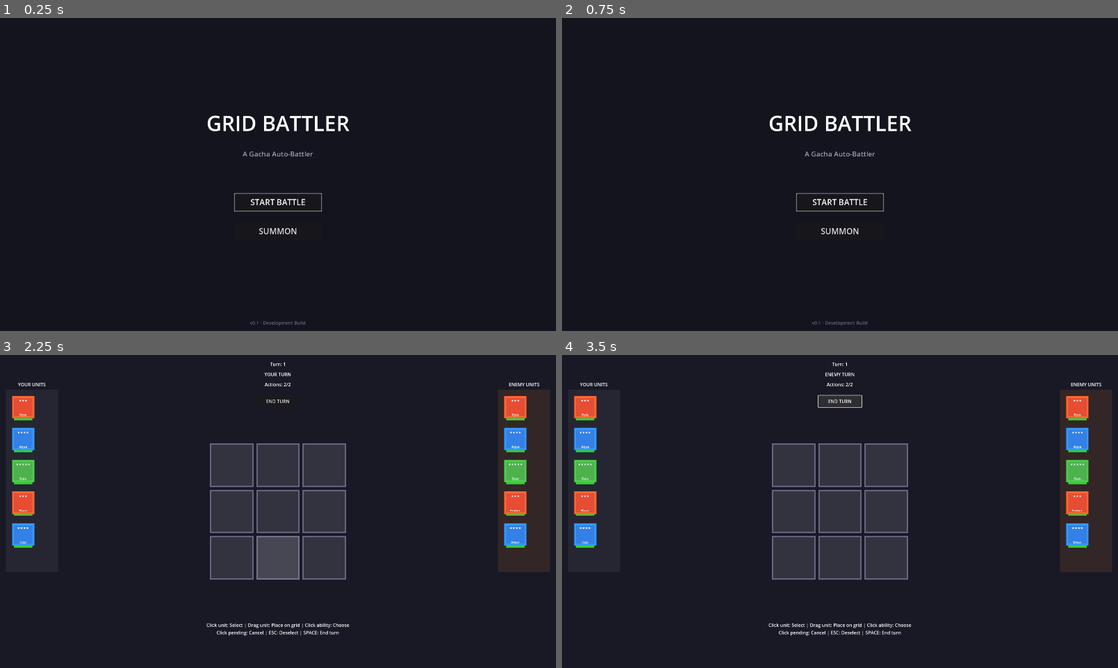
Above: before the commit, frames 1-4 (two rows, left to right).
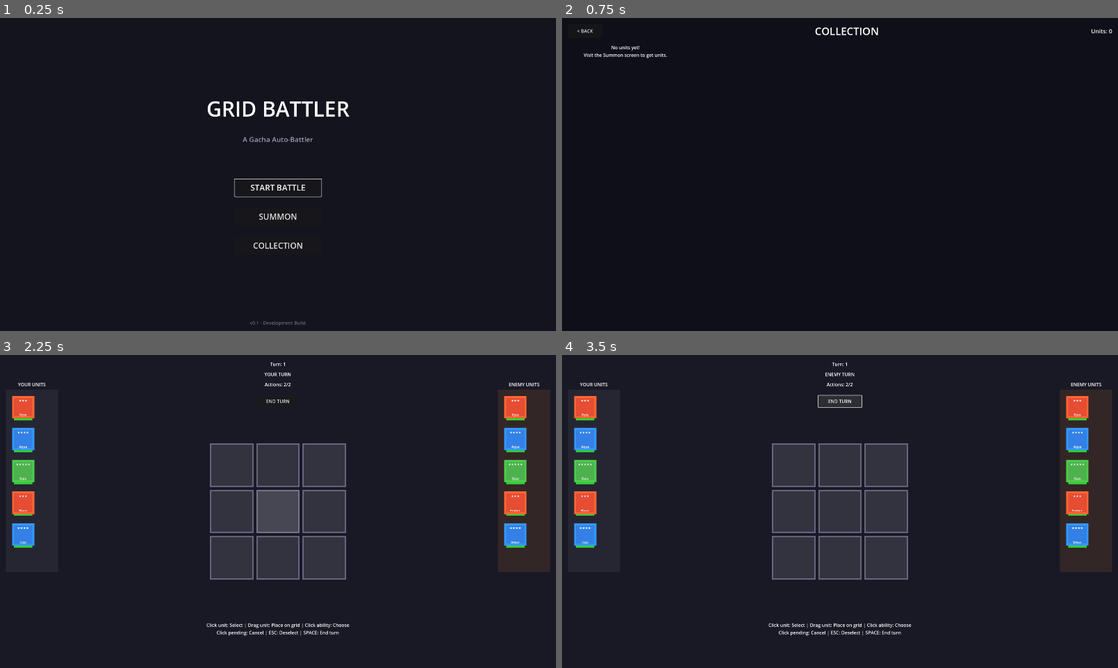
Above: after the commit, the same moments.

Repository: parrisgamedev-rgb/gacha-autobattler
Game: Godot game, scene res://scenes/ui/main_menu.tscn
Same seed, same stepped clock (60 frames per second), same inputs: the game is played once before the commit and once after it.
Inputs (mouse positions are in pixels of both pictures, inside the frame that each line leads up to):
- Up to frame 1 (0.25 s): no input
- Up to frame 2 (0.75 s): click (840, 246) at 0.5 s, where only the run after the commit has a clickable "COLLECTION"
- Up to frame 3 (2.25 s): click (22, 367) at 1.25 s, where only the run after the commit has a clickable "< BACK"; click "START BATTLE" at 2 s
- Up to frame 4 (3.5 s): click "END TURN" at 2.75 s

The runs differ from the first frame. In frame 1, 1.9% of the frame differs, in the area x 37-63%, y 26-74%; in frame 2, 1.4%; in frame 3, less than 0.1%; in frame 4, less than 0.1%.

Commit message:
Add collection screen for viewing owned units
- Display all owned units in a scrollable grid
- Show duplicate count and imprint level on each card
- Cards colored by rarity (gold 5★, purple 4★)
- Click unit to view detailed stats panel
- Add Collection button to main menu

Co-Authored-By: Claude Opus 4.5 <noreply@anthropic.com>

Diff:
--- /dev/null
+++ b/gacha-autobattler/scenes/ui/collection_screen.tscn
@@ -0,0 +1,182 @@
+[gd_scene load_steps=2 format=3 uid="uid://collection_screen_001"]
+
+[ext_resource type="Script" path="res://scripts/ui/collection_screen.gd" id="1_script"]
+
+[node name="CollectionScreen" type="Control"]
+layout_mode = 3
+anchors_preset = 15
+anchor_right = 1.0
+anchor_bottom = 1.0
+grow_horizontal = 2
+grow_vertical = 2
+script = ExtResource("1_script")
+
+[node name="Background" type="ColorRect" parent="."]
+layout_mode = 1
+anchors_preset = 15
+anchor_right = 1.0
+anchor_bottom = 1.0
+grow_horizontal = 2
+grow_vertical = 2
+color = Color(0.06, 0.06, 0.1, 1)
+
+[node name="TopBar" type="HBoxContainer" parent="."]
+layout_mode = 1
+anchors_preset = 10
+anchor_right = 1.0
+offset_left = 20.0
+offset_top = 20.0
+offset_right = -20.0
+offset_bottom = 70.0
+grow_horizontal = 2
+
+[node name="BackButton" type="Button" parent="TopBar"]
+custom_minimum_size = Vector2(120, 50)
+layout_mode = 2
+text = "< BACK"
+
+[node name="Spacer" type="Control" parent="TopBar"]
+layout_mode = 2
+size_flags_horizontal = 3
+
+[node name="Title" type="Label" parent="TopBar"]
+layout_mode = 2
+theme_override_font_sizes/font_size = 36
+text = "COLLECTION"
+vertical_alignment = 1
+
+[node name="Spacer2" type="Control" parent="TopBar"]
+layout_mode = 2
+size_flags_horizontal = 3
+
+[node name="UnitCountLabel" type="Label" parent="TopBar"]
+layout_mode = 2
+theme_override_font_sizes/font_size = 20
+text = "Units: 0"
+vertical_alignment = 1
+
+[node name="ScrollContainer" type="ScrollContainer" parent="."]
+layout_mode = 1
+anchors_preset = -1
+anchor_right = 1.0
+anchor_bottom = 1.0
+offset_left = 20.0
+offset_top = 90.0
+offset_right = -20.0
+offset_bottom = -20.0
+grow_horizontal = 2
+grow_vertical = 2
+
+[node name="UnitsGrid" type="GridContainer" parent="ScrollContainer"]
+layout_mode = 2
+size_flags_horizontal = 3
+size_flags_vertical = 3
+theme_override_constants/h_separation = 20
+theme_override_constants/v_separation = 20
+columns = 8
+
+[node name="DetailPanel" type="Panel" parent="."]
+visible = false
+layout_mode = 1
+anchors_preset = 8
+anchor_left = 0.5
+anchor_top = 0.5
+anchor_right = 0.5
+anchor_bottom = 0.5
+offset_left = -250.0
+offset_top = -200.0
+offset_right = 250.0
+offset_bottom = 200.0
+grow_horizontal = 2
+grow_vertical = 2
+
+[node name="DetailBackground" type="ColorRect" parent="DetailPanel"]
+layout_mode = 1
+anchors_preset = 15
+anchor_right = 1.0
+anchor_bottom = 1.0
+grow_horizontal = 2
+grow_vertical = 2
+color = Color(0.1, 0.1, 0.15, 1)
+
+[node name="DetailName" type="Label" parent="DetailPanel"]
+layout_mode = 1
+anchors_preset = 10
+anchor_right = 1.0
+offset_top = 20.0
+offset_bottom = 60.0
+grow_horizontal = 2
+theme_override_font_sizes/font_size = 32
+text = "Unit Name"
+horizontal_alignment = 1
+
+[node name="DetailStars" type="Label" parent="DetailPanel"]
+layout_mode = 1
+anchors_preset = 10
+anchor_right = 1.0
+offset_top = 60.0
+offset_bottom = 90.0
+grow_horizontal = 2
+theme_override_font_sizes/font_size = 24
+theme_override_colors/font_color = Color(1, 0.85, 0.3, 1)
+text = "★★★★★"
+horizontal_alignment = 1
+
+[node name="DetailElement" type="Label" parent="DetailPanel"]
+layout_mode = 1
+anchors_preset = 10
+anchor_right = 1.0
+offset_top = 100.0
+offset_bottom = 130.0
+grow_horizontal = 2
+theme_override_font_sizes/font_size = 20
+text = "Element: Fire"
+horizontal_alignment = 1
+
+[node name="DetailStats" type="Label" parent="DetailPanel"]
+layout_mode = 1
+anchors_preset = 10
+anchor_right = 1.0
+offset_top = 150.0
+offset_bottom = 180.0
+grow_horizontal = 2
+theme_override_font_sizes/font_size = 18
+text = "HP: 100  ATK: 20  DEF: 10  SPD: 10"
+horizontal_alignment = 1
+
+[node name="DetailCopies" type="Label" parent="DetailPanel"]
+layout_mode = 1
+anchors_preset = 10
+anchor_right = 1.0
+offset_top = 210.0
+offset_bottom = 240.0
+grow_horizontal = 2
+theme_override_font_sizes/font_size = 18
+text = "Copies: 1/6"
+horizontal_alignment = 1
+
+[node name="DetailImprint" type="Label" parent="DetailPanel"]
+layout_mode = 1
+anchors_preset = 10
+anchor_right = 1.0
+offset_top = 240.0
+offset_bottom = 270.0
+grow_horizontal = 2
+theme_override_font_sizes/font_size = 18
+theme_override_colors/font_color = Color(0.5, 1, 0.5, 1)
+text = "Imprint Level: 0/5"
+horizontal_alignment = 1
+
+[node name="CloseButton" type="Button" parent="DetailPanel"]
+layout_mode = 1
+anchors_preset = 12
+anchor_top = 1.0
+anchor_right = 1.0
+anchor_bottom = 1.0
+offset_left = 150.0
+offset_top = -60.0
+offset_right = -150.0
+offset_bottom = -15.0
+grow_horizontal = 2
+grow_vertical = 0
+text = "CLOSE"
--- a/gacha-autobattler/scenes/ui/main_menu.tscn
+++ b/gacha-autobattler/scenes/ui/main_menu.tscn
@@ -63,6 +63,13 @@
 theme_override_font_sizes/font_size = 28
 text = "SUMMON"
 
+[node name="CollectionButton" type="Button" parent="CenterContainer/VBoxContainer"]
+custom_minimum_size = Vector2(300, 60)
+layout_mode = 2
+size_flags_horizontal = 4
+theme_override_font_sizes/font_size = 28
+text = "COLLECTION"
+
 [node name="VersionLabel" type="Label" parent="."]
 layout_mode = 1
 anchors_preset = 12
--- /dev/null
+++ b/gacha-autobattler/scripts/ui/collection_screen.gd
@@ -0,0 +1,146 @@
+extends Control
+## Collection screen for viewing owned units
+
+@onready var back_btn = $TopBar/BackButton
+@onready var units_container = $ScrollContainer/UnitsGrid
+@onready var unit_count_label = $TopBar/UnitCountLabel
+@onready var detail_panel = $DetailPanel
+@onready var detail_name = $DetailPanel/DetailName
+@onready var detail_stars = $DetailPanel/DetailStars
+@onready var detail_element = $DetailPanel/DetailElement
+@onready var detail_stats = $DetailPanel/DetailStats
+@onready var detail_copies = $DetailPanel/DetailCopies
+@onready var detail_imprint = $DetailPanel/DetailImprint
+@onready var close_detail_btn = $DetailPanel/CloseButton
+
+var UnitDisplayScene = preload("res://scenes/battle/unit_display.tscn")
+
+func _ready():
+	back_btn.pressed.connect(_on_back)
+	close_detail_btn.pressed.connect(_on_close_detail)
+	detail_panel.visible = false
+	_populate_collection()
+
+func _populate_collection():
+	# Clear existing
+	for child in units_container.get_children():
+		child.queue_free()
+
+	await get_tree().process_frame
+
+	var owned = PlayerData.get_owned_unit_list()
+	unit_count_label.text = "Units: " + str(owned.size())
+
+	if owned.is_empty():
+		var empty_label = Label.new()
+		empty_label.text = "No units yet!\nVisit the Summon screen to get units."
+		empty_label.horizontal_alignment = HORIZONTAL_ALIGNMENT_CENTER
+		empty_label.custom_minimum_size = Vector2(400, 100)
+		units_container.add_child(empty_label)
+		return
+
+	# Create a card for each owned unit
+	for unit_info in owned:
+		var card = _create_unit_card(unit_info.data, unit_info.copies)
+		units_container.add_child(card)
+
+func _create_unit_card(unit_data: UnitData, copies: int) -> Control:
+	var card = Panel.new()
+	card.custom_minimum_size = Vector2(180, 220)
+
+	# Background color based on rarity
+	var style = StyleBoxFlat.new()
+	match unit_data.star_rating:
+		5:
+			style.bg_color = Color(0.3, 0.25, 0.1, 1)  # Gold
+		4:
+			style.bg_color = Color(0.25, 0.15, 0.3, 1)  # Purple
+		_:
+			style.bg_color = Color(0.15, 0.15, 0.2, 1)  # Default
+	style.corner_radius_top_left = 8
+	style.corner_radius_top_right = 8
+	style.corner_radius_bottom_left = 8
+	style.corner_radius_bottom_right = 8
+	card.add_theme_stylebox_override("panel", style)
+
+	# Unit display
+	var display_container = Control.new()
+	display_container.set_anchors_preset(Control.PRESET_TOP_WIDE)
+	display_container.custom_minimum_size = Vector2(180, 140)
+	card.add_child(display_container)
+
+	var display = UnitDisplayScene.instantiate()
+	display_container.add_child(display)
+	display.position = Vector2(90, 70)
+	display.scale = Vector2(0.55, 0.55)
+	display.drag_enabled = false
+
+	# Defer setup until the node is ready
+	var instance = UnitInstance.new(unit_data, 1)
+	display.call_deferred("setup", instance)
+
+	# Copies label
+	var copies_label = Label.new()
+	copies_label.text = "x" + str(copies)
+	copies_label.position = Vector2(140, 5)
+	copies_label.add_theme_font_size_override("font_size", 18)
+	copies_label.add_theme_color_override("font_color", Color(0.9, 0.9, 0.5))
+	card.add_child(copies_label)
+
+	# Imprint level
+	var imprint = PlayerData.get_imprint_level(unit_data.unit_id)
+	if imprint > 0:
+		var imprint_label = Label.new()
+		imprint_label.text = "+" + str(imprint)
+		imprint_label.position = Vector2(10, 5)
+		imprint_label.add_theme_font_size_override("font_size", 18)
+		imprint_label.add_theme_color_override("font_color", Color(0.5, 1.0, 0.5))
+		card.add_child(imprint_label)
+
+	# Name label
+	var name_label = Label.new()
+	name_label.text = unit_data.unit_name
+	name_label.position = Vector2(0, 150)
+	name_label.size = Vector2(180, 30)
+	name_label.horizontal_alignment = HORIZONTAL_ALIGNMENT_CENTER
+	name_label.add_theme_font_size_override("font_size", 18)
+	card.add_child(name_label)
+
+	# Stars label
+	var stars_label = Label.new()
+	stars_label.text = "★".repeat(unit_data.star_rating)
+	stars_label.position = Vector2(0, 175)
+	stars_label.size = Vector2(180, 25)
+	stars_label.horizontal_alignment = HORIZONTAL_ALIGNMENT_CENTER
+	stars_label.add_theme_color_override("font_color", Color(1.0, 0.85, 0.3))
+	card.add_child(stars_label)
+
+	# Make clickable
+	var button = Button.new()
+	button.flat = true
+	button.set_anchors_preset(Control.PRESET_FULL_RECT)
+	button.pressed.connect(_on_unit_clicked.bind(unit_data, copies))
+	card.add_child(button)
+
+	return card
+
+func _on_unit_clicked(unit_data: UnitData, copies: int):
+	detail_panel.visible = true
+	detail_name.text = unit_data.unit_name
+	detail_stars.text = "★".repeat(unit_data.star_rating)
+	detail_element.text = "Element: " + unit_data.element.capitalize()
+	detail_stats.text = "HP: " + str(unit_data.max_hp) + "  ATK: " + str(unit_data.attack) + "  DEF: " + str(unit_data.defense) + "  SPD: " + str(unit_data.speed)
+	detail_copies.text = "Copies: " + str(copies) + "/6"
+
+	var imprint = PlayerData.get_imprint_level(unit_data.unit_id)
+	detail_imprint.text = "Imprint Level: " + str(imprint) + "/5"
+
+	# Color element label
+	var element_color = unit_data.get_element_color()
+	detail_element.add_theme_color_override("font_color", element_color)
+
+func _on_close_detail():
+	detail_panel.visible = false
+
+func _on_back():
+	get_tree().change_scene_to_file("res://scenes/ui/main_menu.tscn")
--- a/gacha-autobattler/scripts/ui/main_menu.gd
+++ b/gacha-autobattler/scripts/ui/main_menu.gd
@@ -3,6 +3,7 @@
 
 @onready var start_button = $CenterContainer/VBoxContainer/StartButton
 @onready var summon_button = $CenterContainer/VBoxContainer/SummonButton
+@onready var collection_button = $CenterContainer/VBoxContainer/CollectionButton
 
 func _ready():
 	if start_button:
@@ -12,8 +13,14 @@
 	if summon_button:
 		summon_button.pressed.connect(_on_summon_pressed)
 
+	if collection_button:
+		collection_button.pressed.connect(_on_collection_pressed)
+
 func _on_start_pressed():
 	get_tree().change_scene_to_file("res://scenes/battle/battle.tscn")
 
 func _on_summon_pressed():
 	get_tree().change_scene_to_file("res://scenes/ui/gacha_screen.tscn")
+
+func _on_collection_pressed():
+	get_tree().change_scene_to_file("res://scenes/ui/collection_screen.tscn")
Not shown, added: gacha-autobattler/scripts/ui/collection_screen.gd.uid
